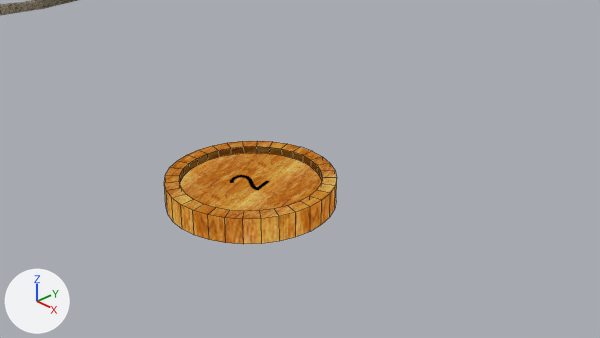
A saved change to the Blender file ogre_resources/__design/village_basic.blend.
Camera for both pictures: the file's camera 'MainCam'. Every picture has the same lights, and +X, +Y and +Z are marked at lower left. Mesh edges are drawn as thin lines on the coarser meshes.

In view in the first picture: 'Road', 'numchip'.
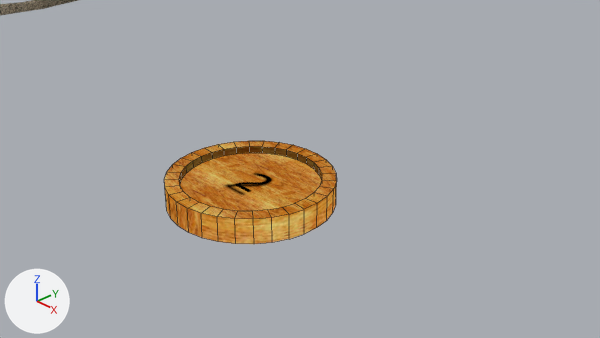
What differs and where, as boxes [x1, y1, x2, y2] in the pictures (600 x 338 px; the box of a moved part takes in the faces that stretch with it):
'numchip', surface changed, mesh turned
    both: [164, 141, 337, 244]
part 1 of me_numchip, moved or reshaped
    both: [164, 141, 337, 244]

What changed in the scene script:
```text
Add img_numlayer_png:
    img_numlayer_png = load_image('numlayer.png', 'numbers/numlayer.png', 2048, 128, 'sRGB')
Change mat_numchip:
    remove # nodes: OutputMaterial, TexImage, UVMap
    nodes: Mix, OutputMaterial, TexImage x2, UVMap x2
    uses the picture img_numlayer_png
Change me_numchip:
    used by ob_numchip; location = (6.955, 1.607, 0.0)
    remove me_numchip.from_pydata(...)  # 128 vertices, 98 faces; spans x -0.329..0.329, y -0.329..0.329, z 0.002..0.104
    add me_numchip.from_pydata(...)  # 128 vertices, 98 faces; spans x -0.328..0.328, y -0.328..0.328, z 0.002..0.104
    me_numchip part 1: the whole mesh is turned -106.1 degrees about the z axis through its middle
    me_numchip part 2: texture (UV) coordinates changed
```
